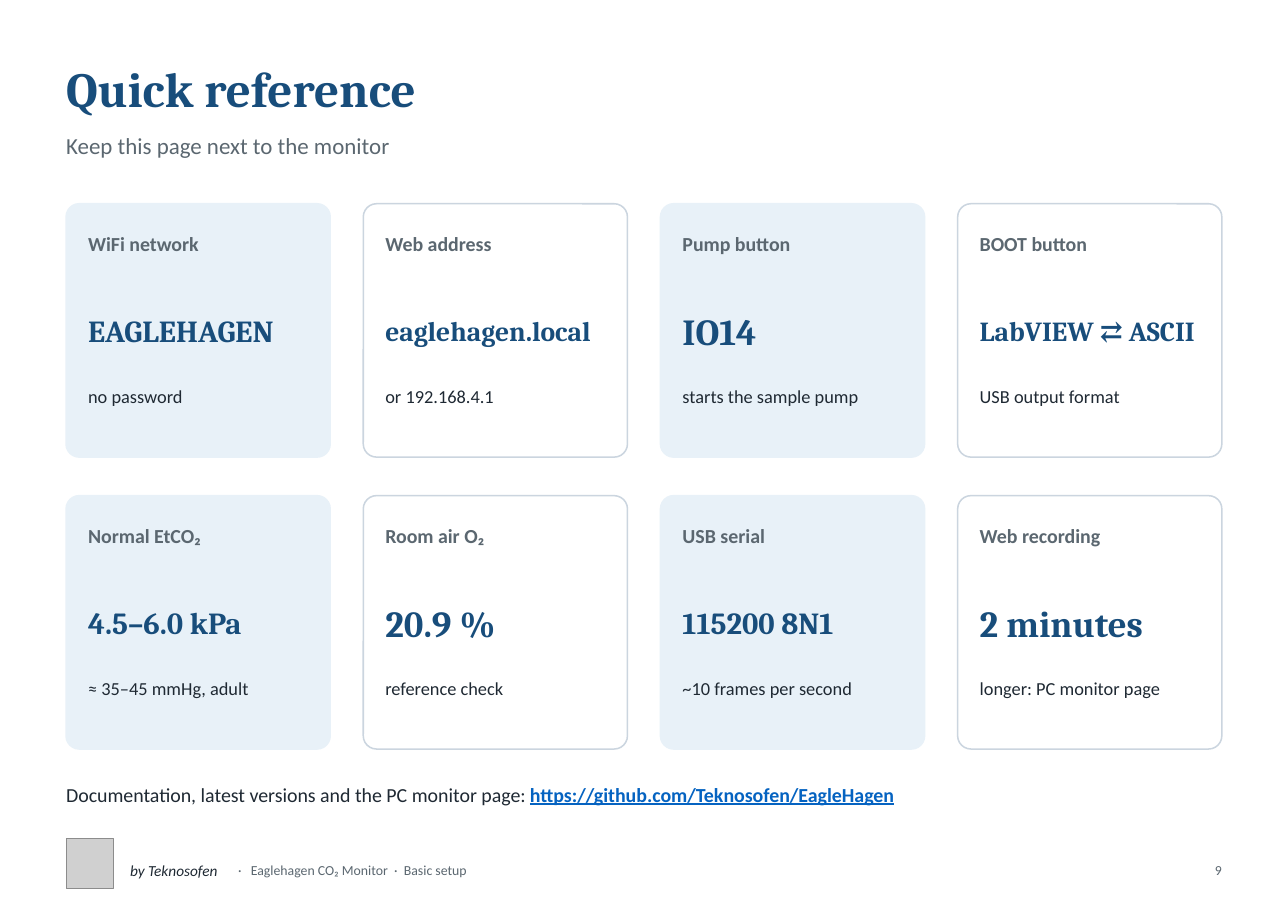
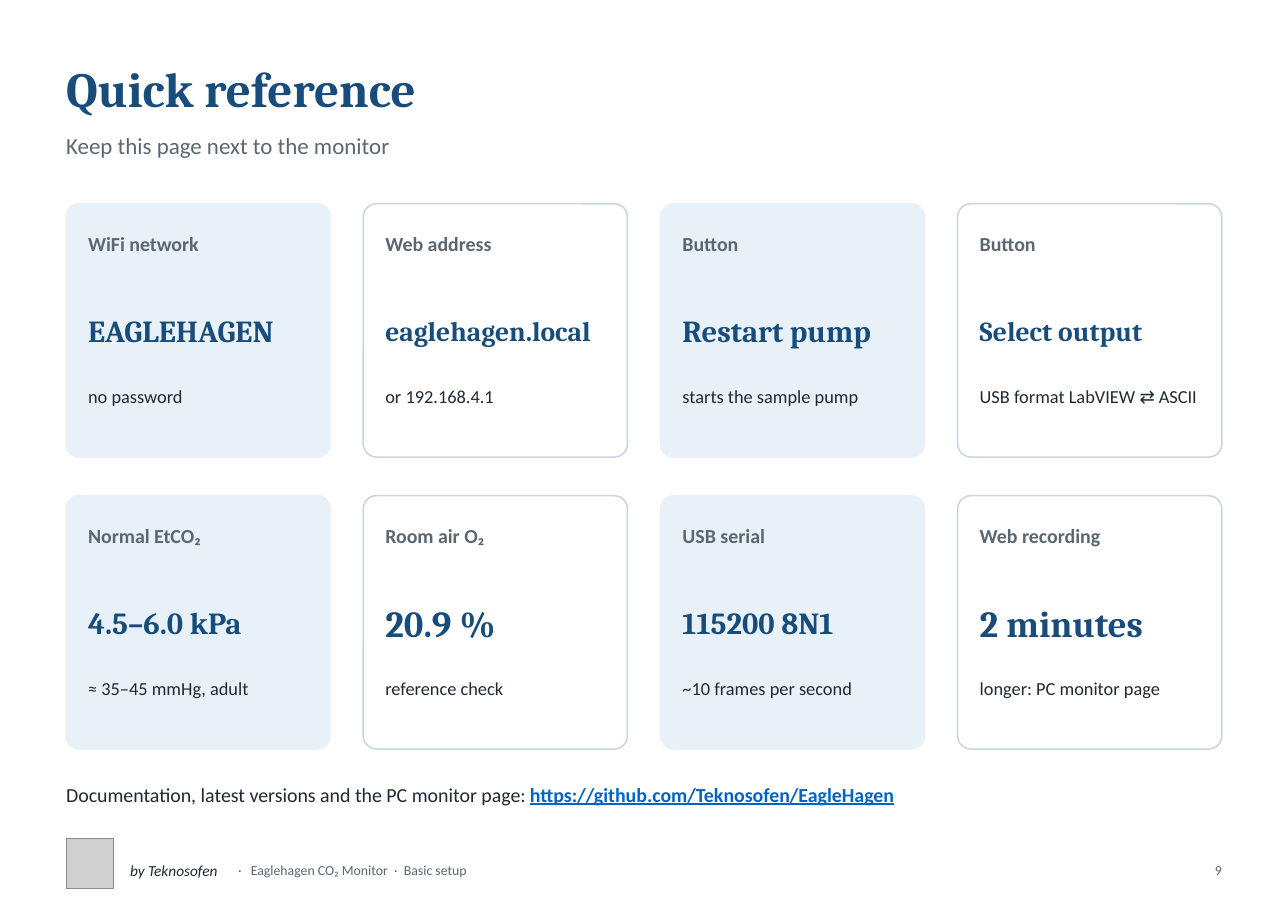
Before and after one commit to Teknosofen/EagleHagen, a slide deck: slide 9 of documentation/Eaglehagen_Basic_Setup.pptx. Drawn at 1288x911 pixels with LibreOffice and Linux fonts; fonts in the diff are those of the drawing; grey boxes stand for pictures. Boxes give left, top, right and bottom in pixels: in the first picture for what was removed or moved away, otherwise in the second. Text is boxed around its words. In the diff, an @@ line names an element or a change of style, - is before the commit and + after.

```diff
--- a/documentation/Eaglehagen_Basic_Setup.pptx
+++ b/documentation/Eaglehagen_Basic_Setup.pptx
@@ text at [682, 238, 738, 251]: text changed @@
-Pump button
+Button
@@ text at [980, 238, 1036, 251]: text changed @@
-BOOT button
+Button
@@ text at [682, 321, 871, 349]: text changed; size 24 to 20 pt @@
-IO14
+Restart pump
@@ text at [980, 322, 1142, 347]: text changed @@
-LabVIEW ⇄ ASCII
+Select output
@@ text at [980, 390, 1197, 403]: text changed @@
-USB output format
+USB format LabVIEW ⇄ ASCII
```
Also in this commit, not shown: 4 other slides changed, 4 other files.
